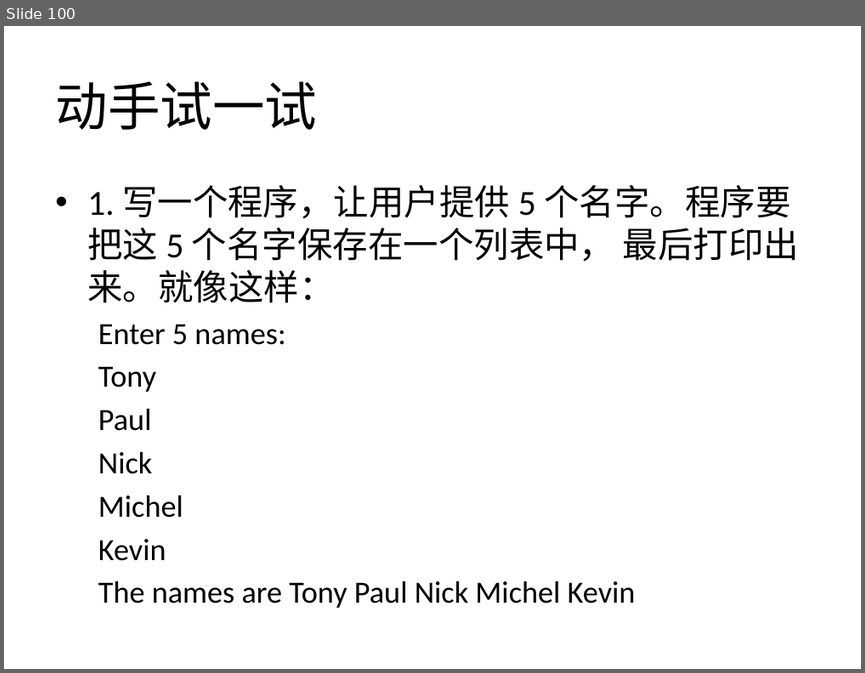
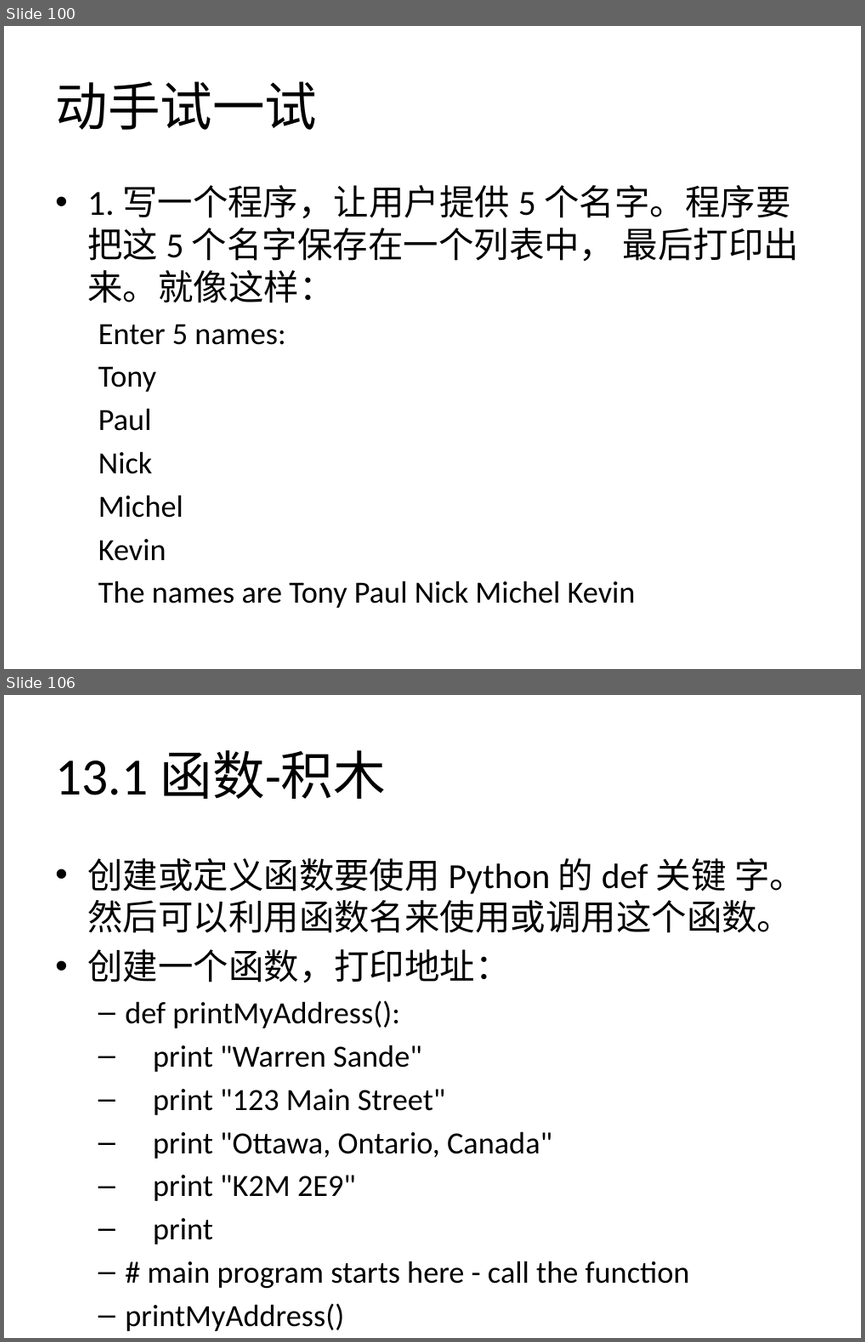
Before and after one commit to zhinan18/Python3, a slide deck: readme/Python3.pptx. Shown one above the other, each under a label of ours: slide 100 before the commit, slides 100 and 106 after it; the slides between them are not shown. The pictures are 865x673 and 865x1342 pixels, drawn with LibreOffice and Linux fonts; fonts in the diff are those of the drawing. Boxes give left, top, right and bottom in pixels: in the first picture for what was removed or moved away, otherwise in the second. Text is boxed around its words. In the diff, an @@ line names an element or a change of style, - is before the commit and + after.

```diff
--- a/readme/Python3.pptx
+++ b/readme/Python3.pptx
@@ slide 106 added at [4, 695, 861, 1338], background #FFFFFF @@
@@ title added at [55, 750, 386, 799], 44 pt, text #000000 @@
+13.1 函数-积木
@@ text added at [87, 858, 805, 1283], 25.9 pt, text #000000 @@
+• 创建或定义函数要使用 Python 的 def 关键 字。然后可以利用函数名来使用或调用这个函数。
+• 创建一个函数，打印地址：
+  – def printMyAddress():
+  – print "Warren Sande"
+  – print "123 Main Street"
+  – print "Ottawa, Ontario, Canada"
+  – print "K2M 2E9"
+  – print
+  – # main program starts here - call the function
+  – printMyAddress()
```
Also in this commit, not shown: 15 other slides added, 11 other files.
